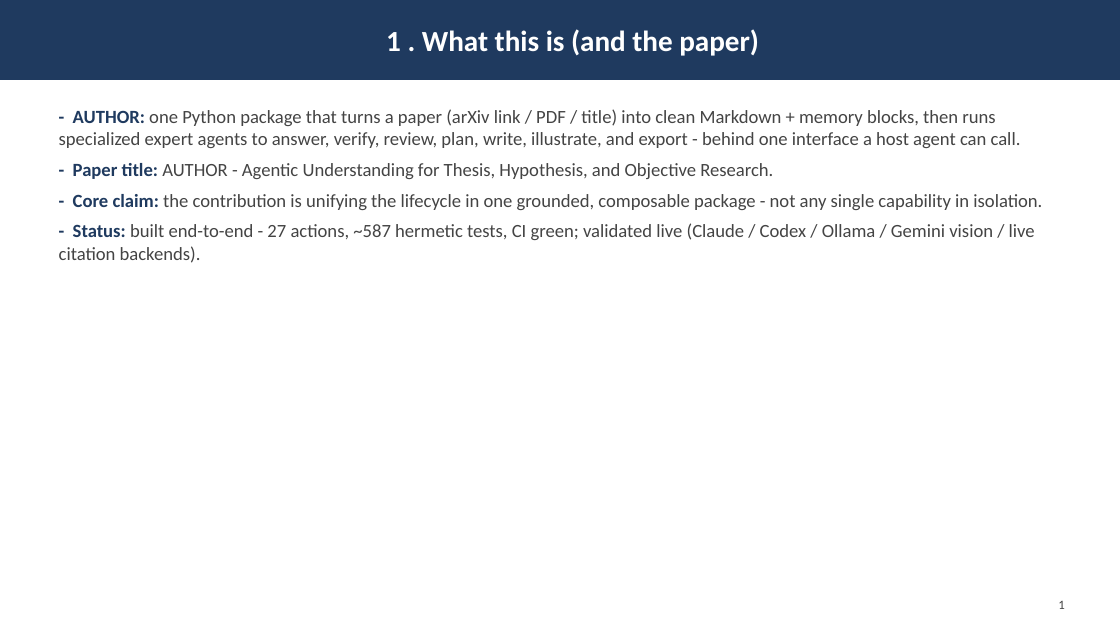
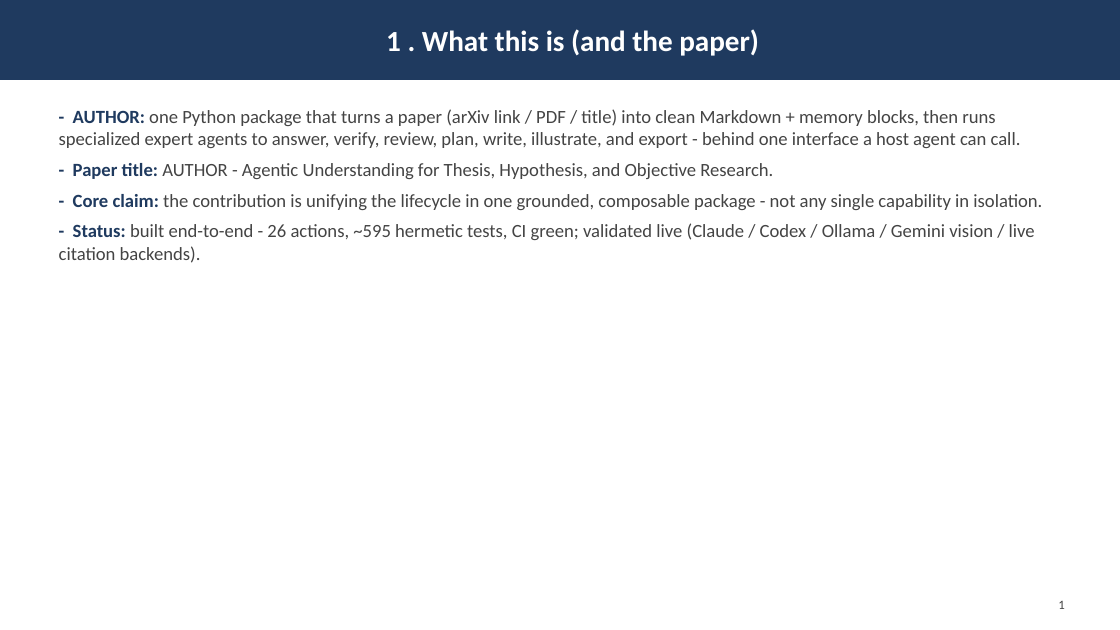
Before and after one commit to iowarp/clio-author, a slide deck: slide 2 of docs/AUTHOR.pptx. Drawn at 1120x630 pixels with LibreOffice and Linux fonts; fonts in the diff are those of the drawing. Boxes give left, top, right and bottom in pixels: in the first picture for what was removed or moved away, otherwise in the second. Text is boxed around its words. In the diff, an @@ line names an element or a change of style, - is before the commit and + after.

```diff
--- a/docs/AUTHOR.pptx
+++ b/docs/AUTHOR.pptx
@@ text at (59, 223, 1035, 263): text changed @@
-- Status: built end-to-end - 27 actions, ~587 hermetic tests, CI green; validated live (Claude / Codex / Ollama / Gemini vision / live citation backends).
+- Status: built end-to-end - 26 actions, ~595 hermetic tests, CI green; validated live (Claude / Codex / Ollama / Gemini vision / live citation backends).
```
Also in this commit, not shown: 3 other slides changed, 14 other files.
